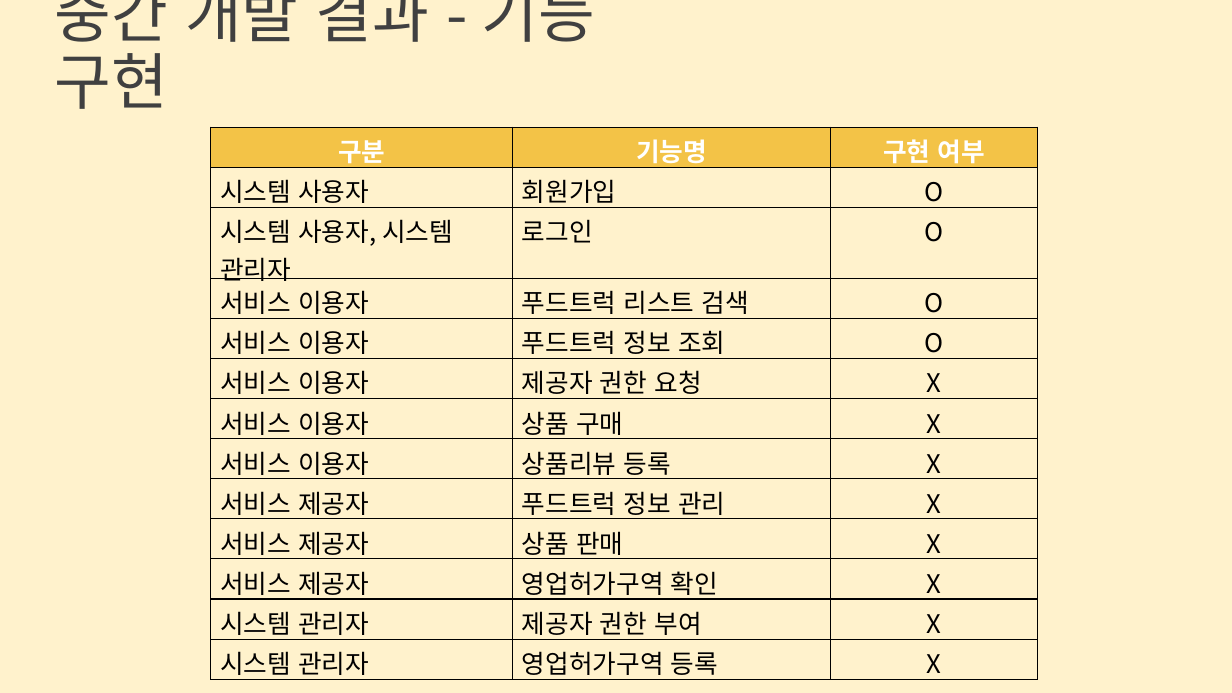
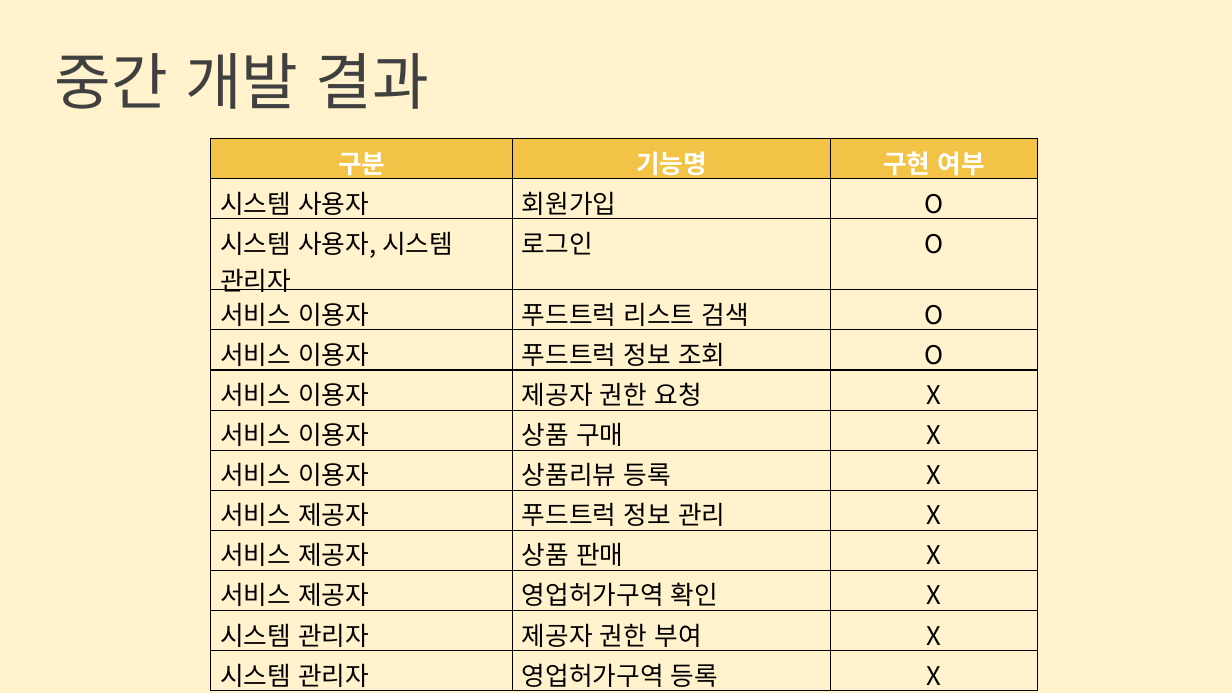
Before and after one commit to hamchu/teumin, a slide deck: slide 13 of 트럭의 민족.pptx. Drawn at 1232x693 pixels with LibreOffice and Linux fonts; fonts in the diff are those of the drawing. Boxes give left, top, right and bottom in pixels: in the first picture for what was removed or moved away, otherwise in the second. Text is boxed around its words. In the diff, an @@ line names an element or a change of style, - is before the commit and + after.

```diff
--- a/트럭의 민족.pptx
+++ b/트럭의 민족.pptx
@@ text at <box>55,53,429,109</box>: text changed @@
-중간 개발 결과 - 기능 구현
+중간 개발 결과
@@ table: place and size @@
-table at <box>211,128,1039,684</box>
+table at <box>211,139,1039,693</box>
```
Also in this commit, not shown: 4 other slides changed.
